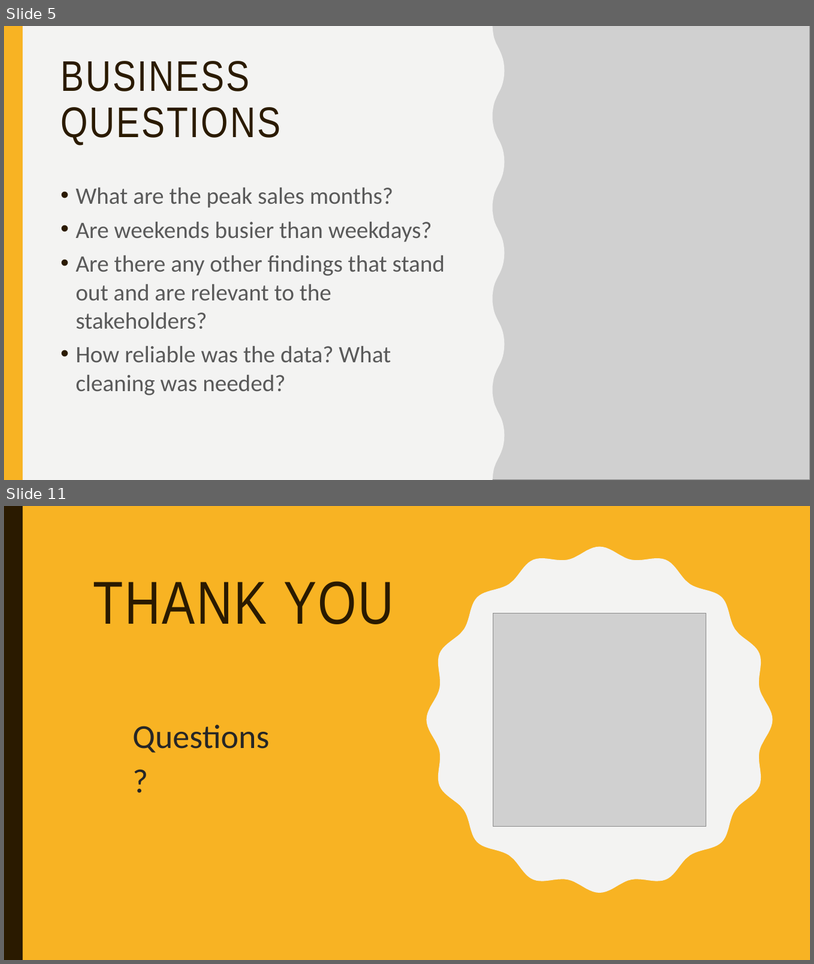
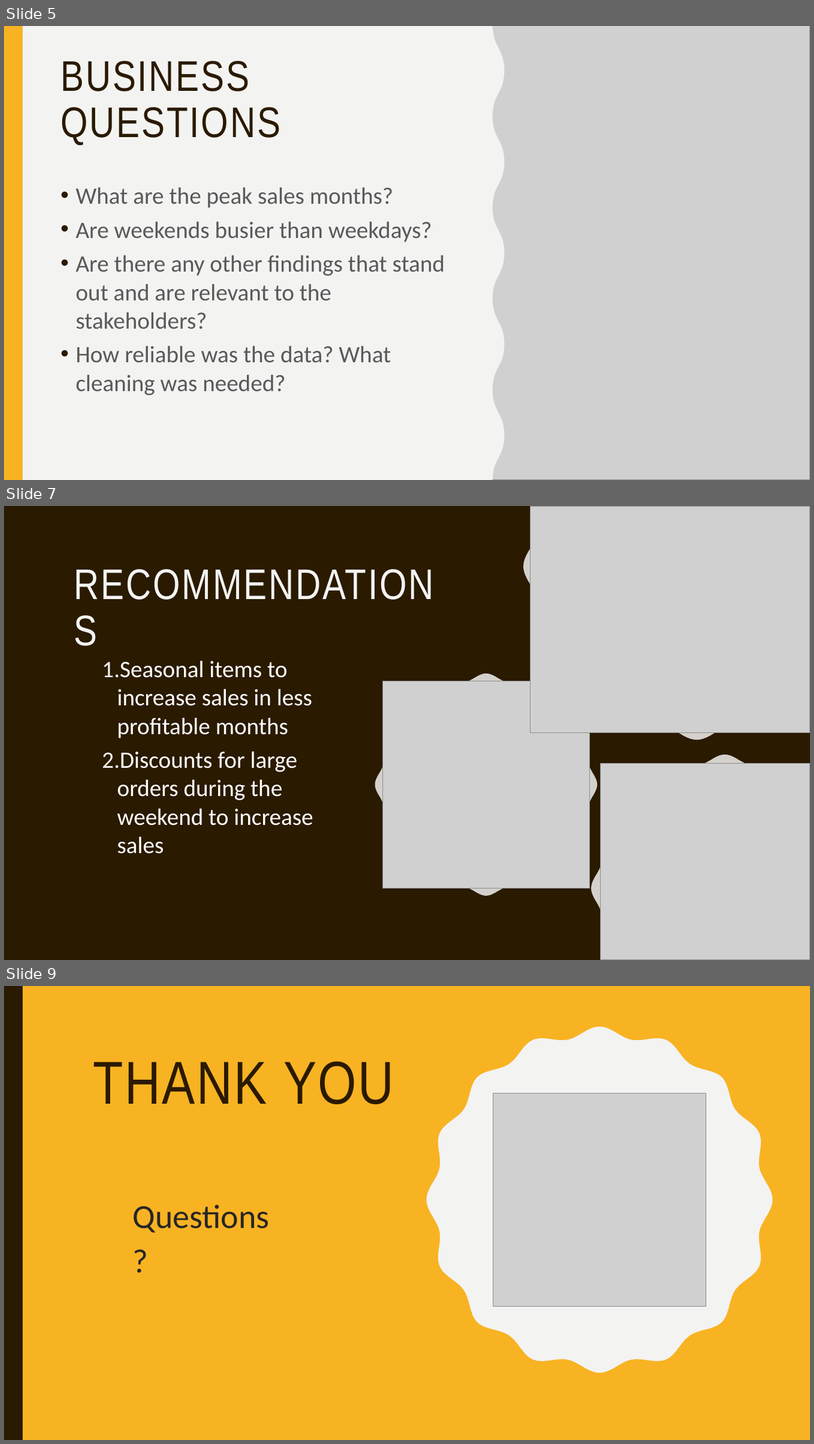
Before and after one commit to ro-the-creator/M1-Project--Cafe-Sales, a slide deck: Slides/m1-presentation.pptx. Shown one above the other, each under a label of ours: slides 5 and 11 before the commit, slides 5, 7 and 9 after it; the slides between them are not shown. The pictures are 814x964 and 814x1444 pixels, drawn with LibreOffice and Linux fonts; fonts in the diff are those of the drawing; grey boxes stand for pictures. Boxes give left, top, right and bottom in pixels: in the first picture for what was removed or moved away, otherwise in the second. Text is boxed around its words. In the diff, an @@ line names an element or a change of style, - is before the commit and + after.

```diff
--- a/Slides/m1-presentation.pptx
+++ b/Slides/m1-presentation.pptx
@@ slide 7 added at (4,506,810,960), background #2A1A00; not listed: 1 template element that a slide beside it also shows @@
@@ freeform shape added at (4,506,63,960), fill #F3F3F2 @@
@@ rectangle added at (4,506,810,960), fill #2A1A00 @@
@@ freeform shape added at (524,506,810,739), fill #FFFFFF at 80% opacity @@
@@ picture added at (530,506,810,733) @@
@@ title added at (68,559,457,621), 51 pt, text #F3F3F2 @@
+RECOMMENDATIONS
@@ text added at (102,660,313,853), 28 pt, text #FFFFFF @@
+1. Seasonal items to increase sales in less profitable months
+2. Discounts for large orders during the weekend to increase sales
@@ freeform shape added at (375,673,598,895), fill #FFFFFF at 80% opacity @@
@@ picture added at (383,681,590,888) @@
@@ freeform shape added at (591,754,810,960), fill #FFFFFF at 80% opacity @@
@@ picture added at (600,763,810,960) @@
@@ what was slide 11 is now slide 9 @@
```
Also in this commit, not shown: 3 slides changed, 1 other slide added, 4 slides removed.
